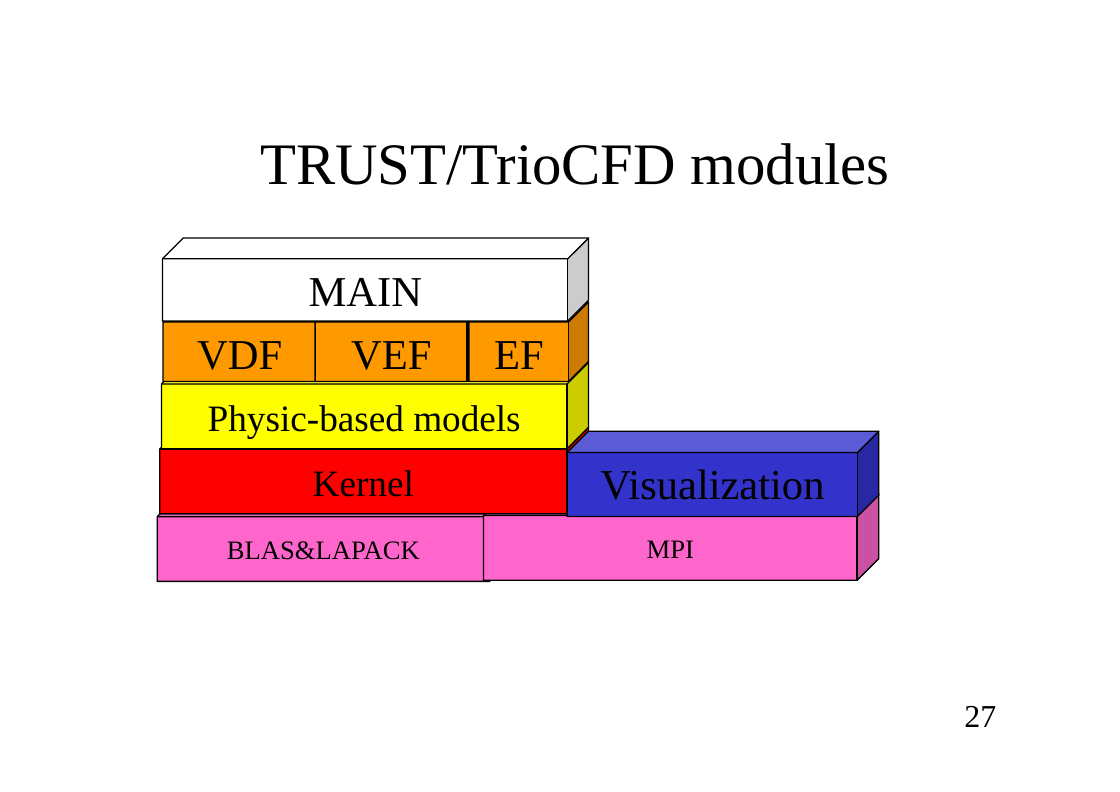
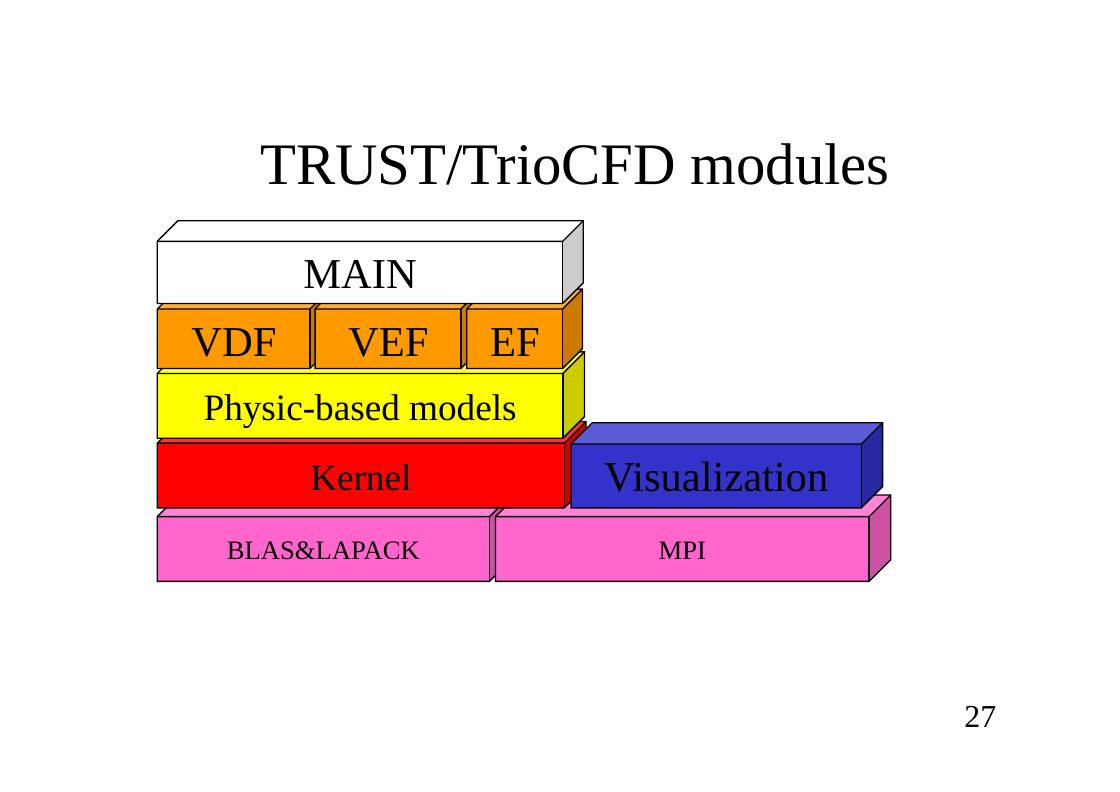
Before and after one commit to cea-trust-platform/trust-code, a slide deck: slide 27 of doc/TRUST/Developer_TRUST_presentation.odp. Drawn at 1120x792 pixels with LibreOffice and Linux fonts; fonts in the diff are those of the drawing; background and template pictures are left out. Boxes give left, top, right and bottom in pixels: in the first picture for what was removed or moved away, otherwise in the second. Text is boxed around its words. In the diff, an @@ line names an element or a change of style, - is before the commit and + after.

```diff
--- a/doc/TRUST/Developer_TRUST_presentation.odp
+++ b/doc/TRUST/Developer_TRUST_presentation.odp
@@ cube "MAIN": place and size @@
-cube "MAIN" at [163,239,589,321]
+cube "MAIN" at [157,220,583,303]
@@ cube "VDF": place and size @@
-cube "VDF" at [163,302,335,381]
+cube "VDF" at [157,289,330,369]
@@ cube "VEF": place and size @@
-cube "VEF" at [315,302,487,381]
+cube "VEF" at [315,289,481,369]
@@ cube "EF": place and size @@
-cube "EF" at [469,302,589,381]
+cube "EF" at [467,289,583,369]
@@ cube "Physic-based models": place and size @@
-cube "Physic-based models" at [162,362,589,448]
+cube "Physic-based models" at [157,352,584,438]
@@ cube "Kernel": place and size @@
-cube "Kernel" at [160,427,589,514]
+cube "Kernel" at [157,422,586,508]
@@ cube "Visualization": place and size @@
-cube "Visualization" at [567,431,879,516]
+cube "Visualization" at [571,423,882,508]
@@ cube "MPI": place and size @@
-cube "MPI" at [484,494,880,581]
+cube "MPI" at [495,495,891,582]
```
Also in this commit, not shown: 16 other slides changed, 7 other files.
